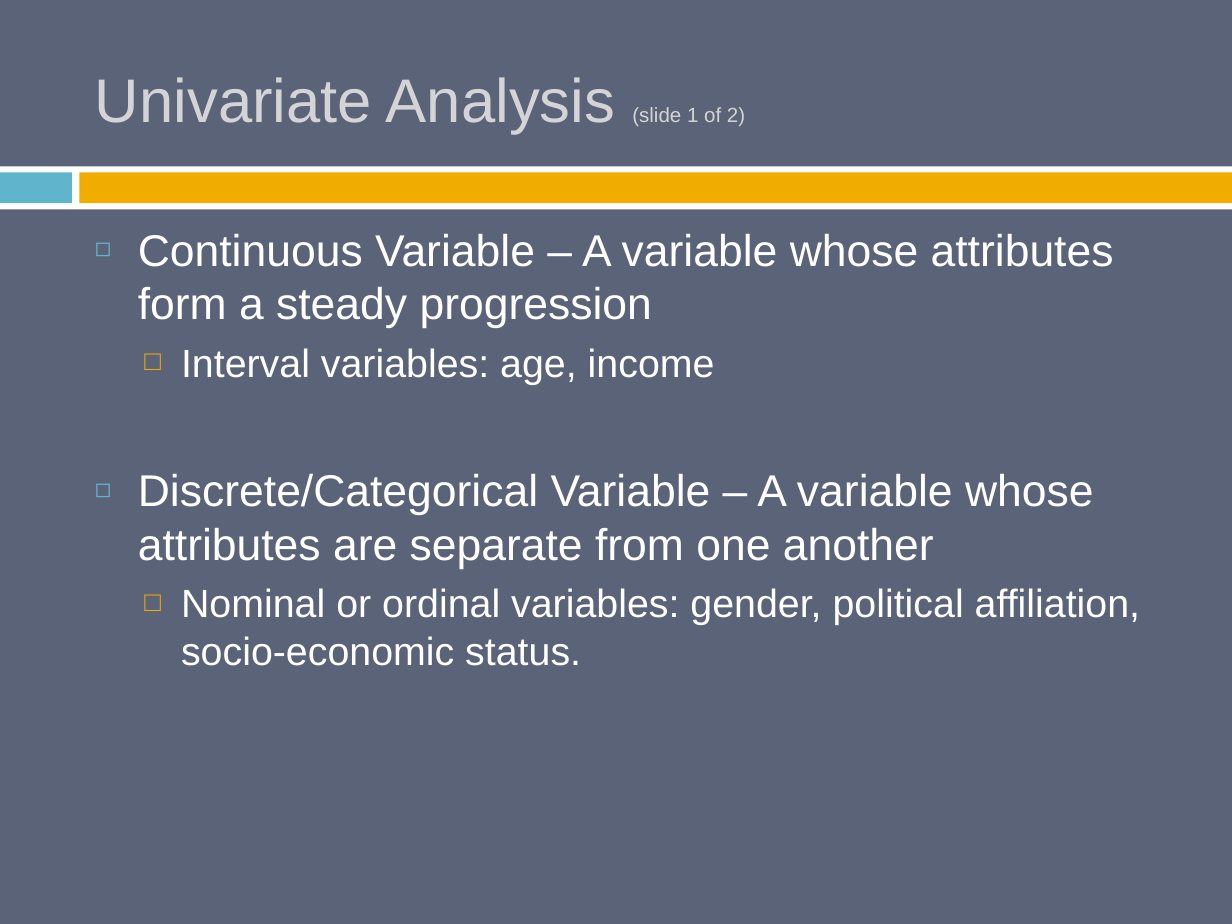
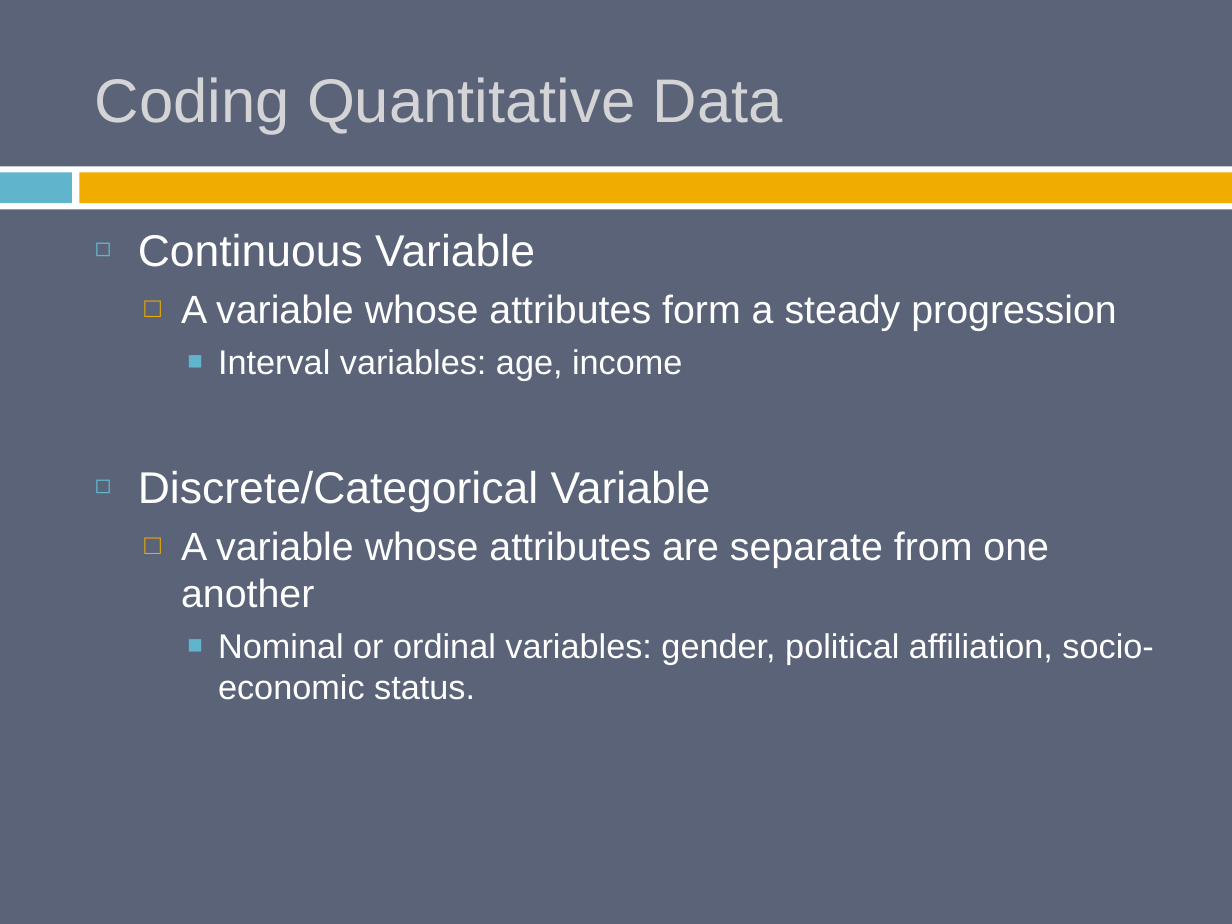
Before and after one commit to burrelvannjr/methods_csuf, a slide deck: slide 9 of ppts/old/Babbie_7e_PPT_ch_14.pptx (slide 20 before the commit). Drawn at 1232x924 pixels with LibreOffice and Linux fonts; fonts in the diff are those of the drawing. Boxes give left, top, right and bottom in pixels: in the first picture for what was removed or moved away, otherwise in the second. Text is boxed around its words. In the diff, an @@ line names an element or a change of style, - is before the commit and + after.

```diff
--- a/ppts/old/Babbie_7e_PPT_ch_14.pptx
+++ b/ppts/old/Babbie_7e_PPT_ch_14.pptx
@@ title at [95,77,783,133]: text changed @@
-Univariate Analysis (slide 1 of 2)
+Coding Quantitative Data
@@ text at [138,234,1116,331]: text changed; size 26 to 23 pt @@
-◻ Continuous Variable – A variable whose attributes form a steady progression
+◻ Continuous Variable
+  □ A variable whose attributes form a steady progression
@@ text at [218,349,1153,700]: size 23 to 20 pt in "Interval variables: age, income", "Nominal or ordinal variables: gender, political affiliation, ..."; bullet □ to ■; list level 2 to 3 in "Interval variables: age, income"; bullet colour #F0AD00 to #60B5CC; list level 2 to 3 in "Nominal or ordinal variables: gender, ..." @@
@@ text at [138,471,1049,608]: text changed; size 26 to 23 pt @@
-◻ Discrete/Categorical Variable – A variable whose attributes are separate from one another
+◻ Discrete/Categorical Variable
+  □ A variable whose attributes are separate from one another
```
Also in this commit, not shown: 25 other slides changed, 4 slides added, 31 other files.
